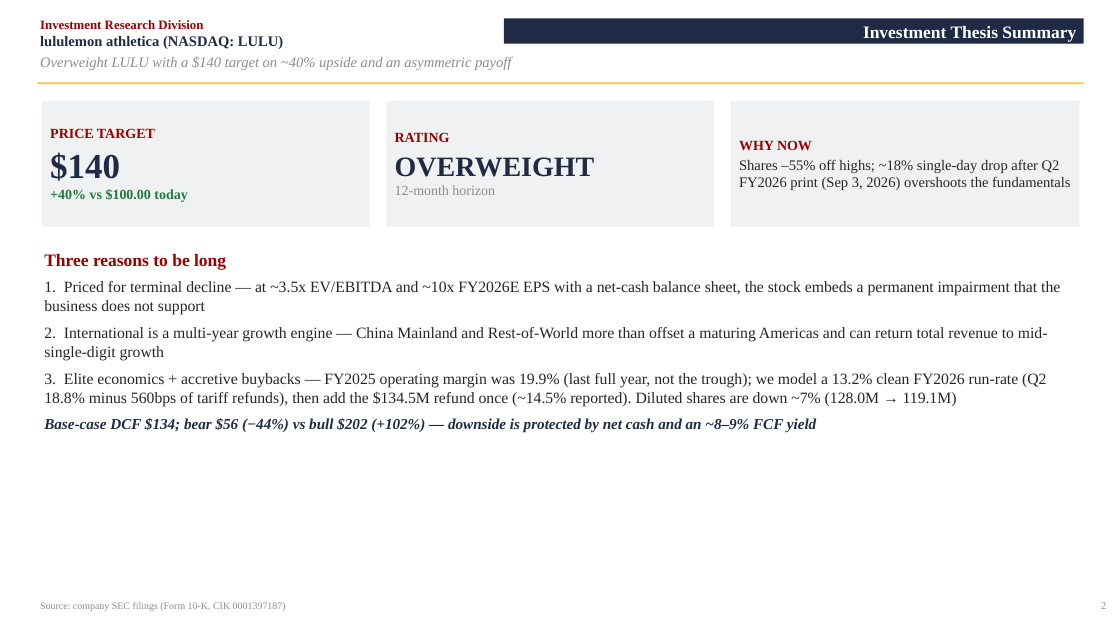
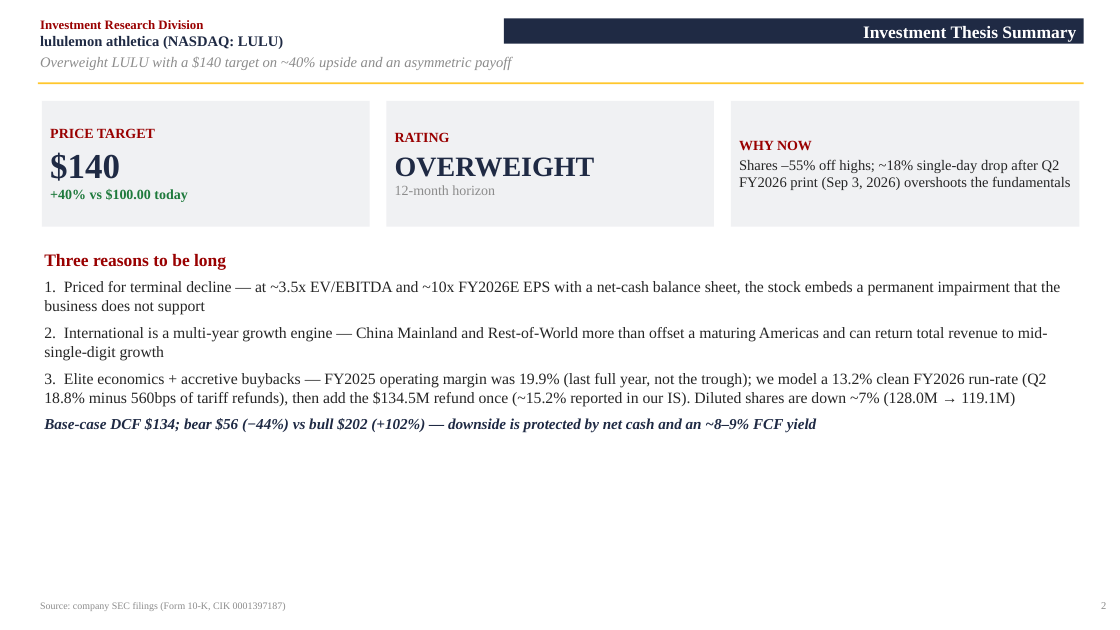
Before and after one commit to vengeanceaiUSC/RM, a slide deck: slide 3 of LULU/LULU_Investment_Pitch_Deck.pptx. Drawn at 1120x630 pixels with LibreOffice and Linux fonts; fonts in the diff are those of the drawing. Boxes give left, top, right and bottom in pixels: in the first picture for what was removed or moved away, otherwise in the second. Text is boxed around its words. In the diff, an @@ line names an element or a change of style, - is before the commit and + after.

```diff
--- a/LULU/LULU_Investment_Pitch_Deck.pptx
+++ b/LULU/LULU_Investment_Pitch_Deck.pptx
@@ text at box(44, 373, 1046, 406): text changed @@
-3. Elite economics + accretive buybacks — FY2025 operating margin was 19.9% (last full year, not the trough); we model a 13.2% clean FY2026 run-rate (Q2 18.8% minus 560bps of tariff refunds), then add the $134.5M refund once (~14.5% reported). Diluted shares are down ~7% (128.0M → 119.1M)
+3. Elite economics + accretive buybacks — FY2025 operating margin was 19.9% (last full year, not the trough); we model a 13.2% clean FY2026 run-rate (Q2 18.8% minus 560bps of tariff refunds), then add the $134.5M refund once (~15.2% reported in our IS). Diluted shares are down ~7% (128.0M → 119.1M)
```
Also in this commit, not shown: 3 other slides changed, 7 other files.
